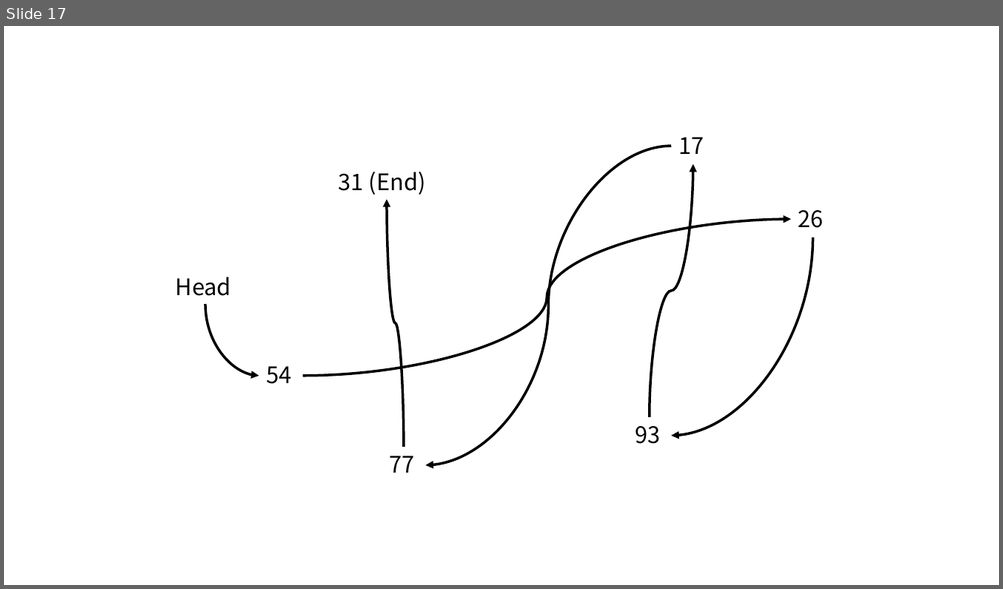
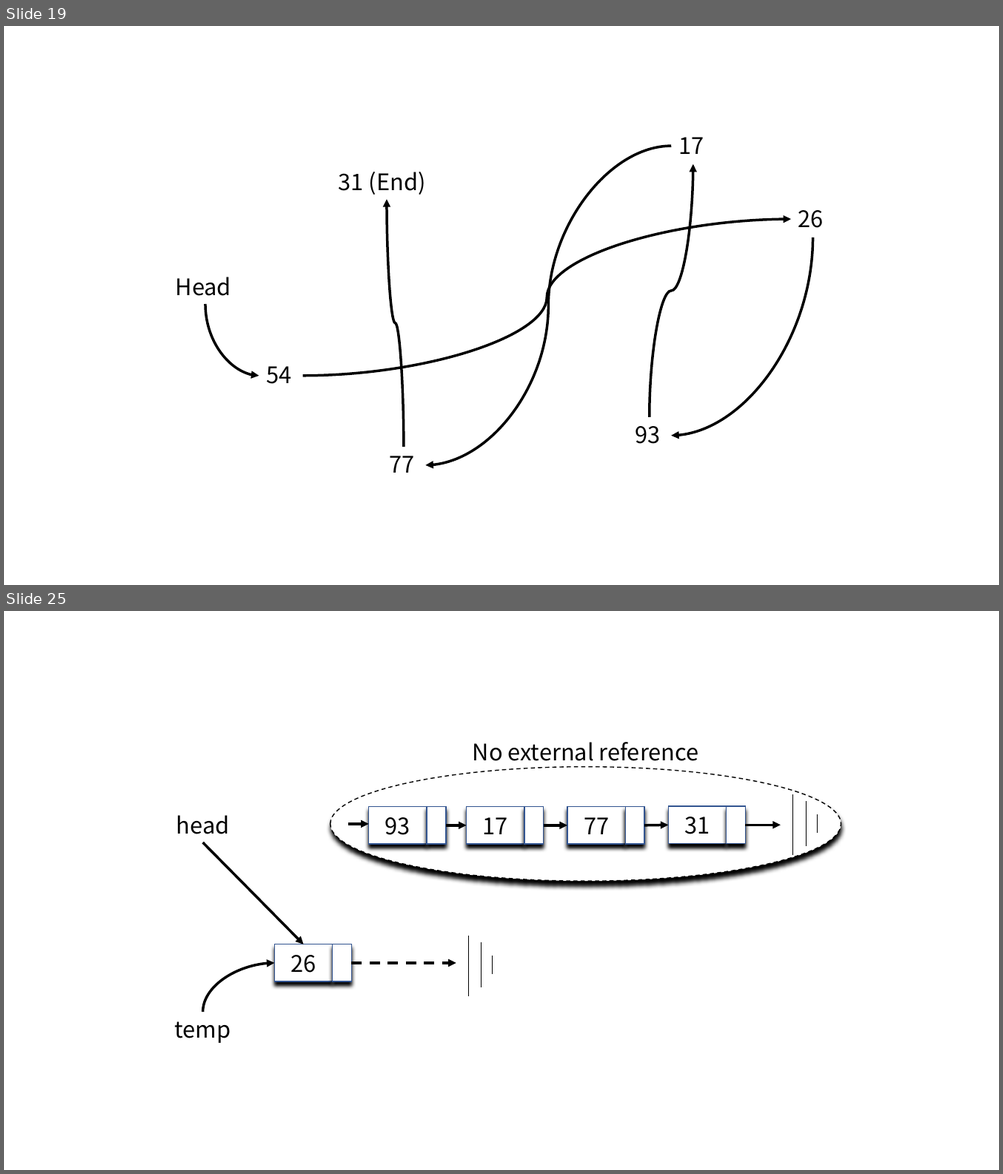
Before and after one commit to idebtor/DSpy, a slide deck: images/chap3/ch3.pptx. Shown one above the other, each under a label of ours: slide 17 before the commit, slides 19 and 25 after it; the slides between them are not shown. The pictures are 1003x589 and 1003x1174 pixels, drawn with LibreOffice and Linux fonts; fonts in the diff are those of the drawing. Boxes give left, top, right and bottom in pixels: in the first picture for what was removed or moved away, otherwise in the second. Text is boxed around its words. In the diff, an @@ line names an element or a change of style, - is before the commit and + after.

```diff
--- a/images/chap3/ch3.pptx
+++ b/images/chap3/ch3.pptx
@@ slide 25 added at [4,611,999,1170], background #FFFFFF @@
@@ group added at [175,742,840,1043]: 10 rectangles, 7 arrows, 6 lines, 3 texts, 1 ellipse, 1 curved arrow @@
+26
+93
+17
+77
+31
+head
+temp
+No external reference
@@ what was slide 17 is now slide 19 @@
```
Also in this commit, not shown: 16 other slides added, 34 other files.
